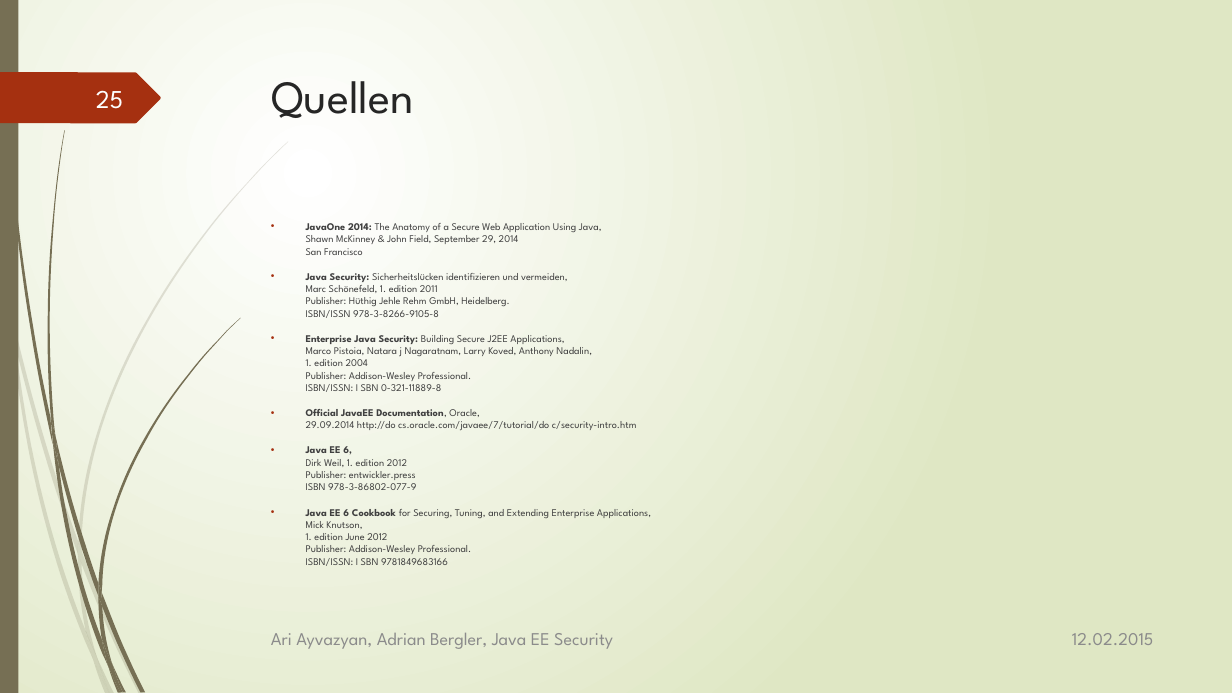
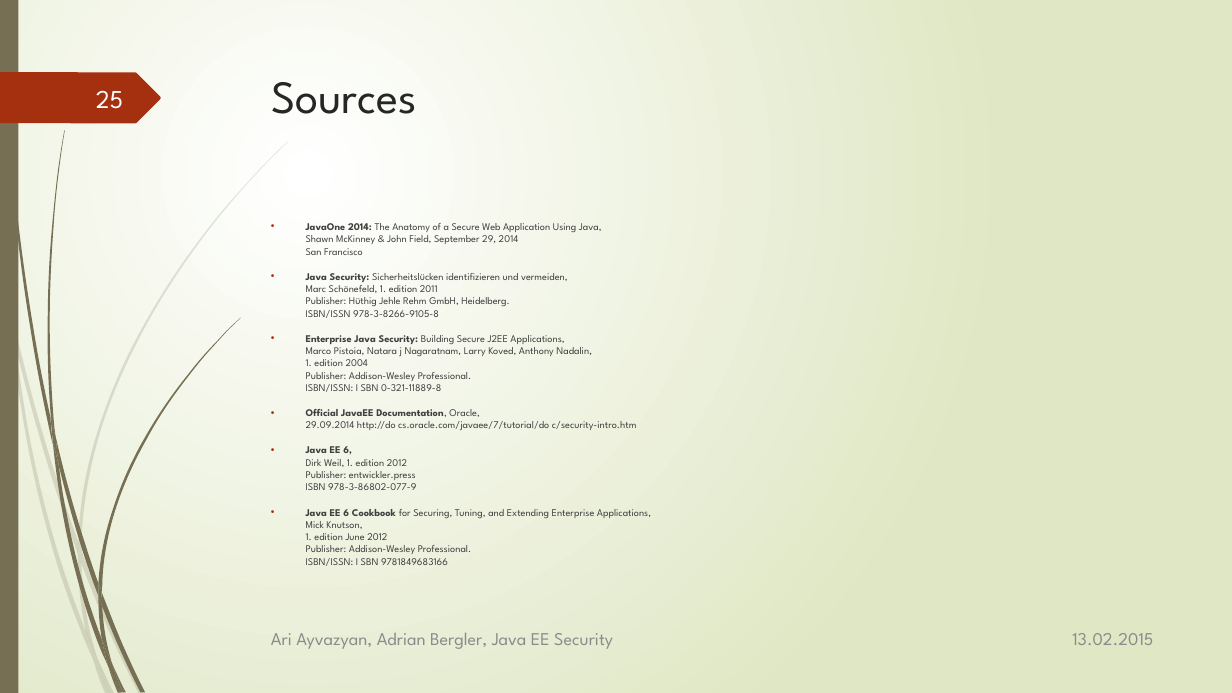
Before and after one commit to aayvazyan-tgm/JavaEESecurityExample, a slide deck: slide 25 of doc/Java EE - Security.pptx. Drawn at 1232x693 pixels with LibreOffice and Linux fonts; fonts in the diff are those of the drawing. Boxes give left, top, right and bottom in pixels: in the first picture for what was removed or moved away, otherwise in the second. Text is boxed around its words. In the diff, an @@ line names an element or a change of style, - is before the commit and + after.

```diff
--- a/doc/Java EE - Security.pptx
+++ b/doc/Java EE - Security.pptx
@@ title at box(271, 82, 417, 114): text changed @@
-Quellen
+Sources
@@ text at box(1072, 633, 1153, 645): text changed @@
-12.02.2015
+13.02.2015
```
Also in this commit, not shown: 25 other slides changed, 1 other file.
